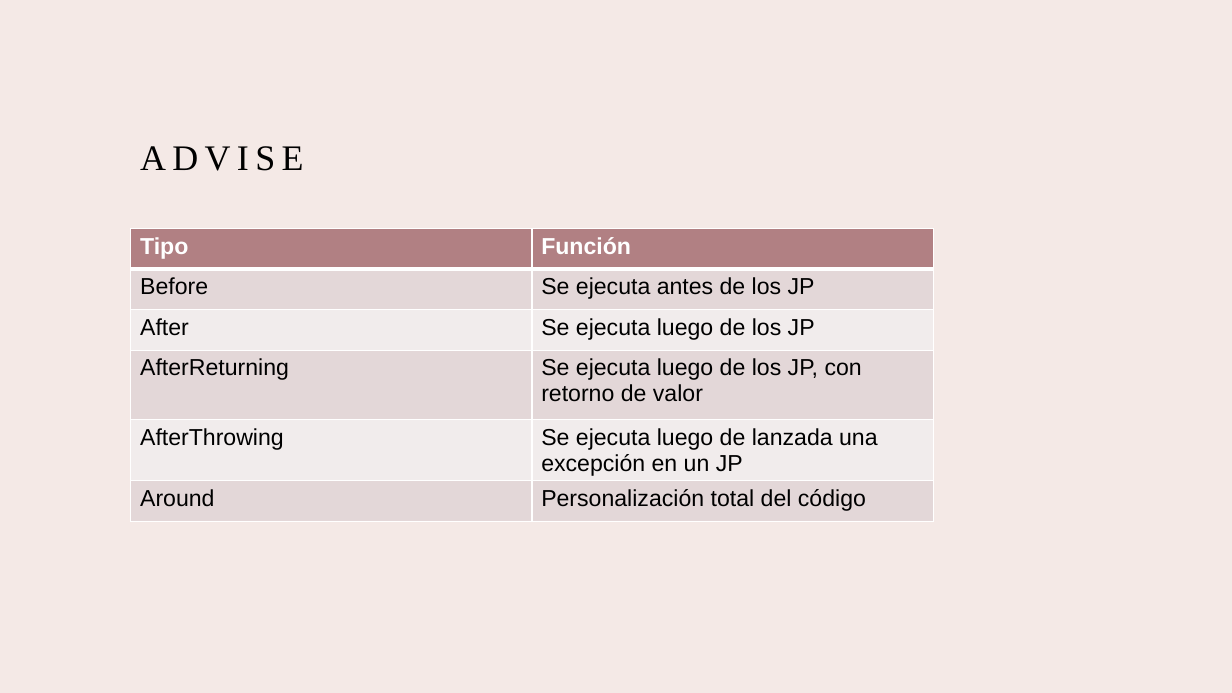
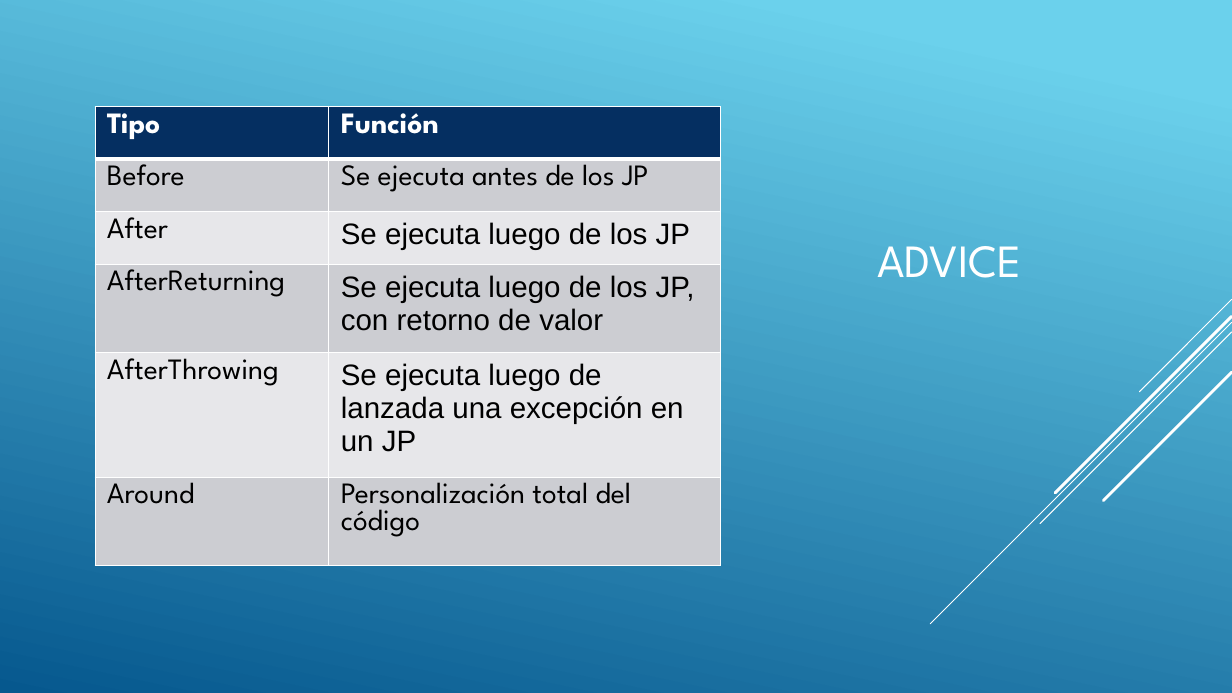
Before and after one commit to dargor94/java-prom-path, a slide deck: slide 3 of src/java-prom-path/aop/AOP.pptx. Drawn at 1232x693 pixels with LibreOffice and Linux fonts; fonts in the diff are those of the drawing. Boxes give left, top, right and bottom in pixels: in the first picture for what was removed or moved away, otherwise in the second. Text is boxed around its words. In the diff, an @@ line names an element or a change of style, - is before the commit and + after.

Commit message:
pptx

```diff
--- a/src/java-prom-path/aop/AOP.pptx
+++ b/src/java-prom-path/aop/AOP.pptx
@@ background #F4E9E6 to gradient #6ED2EB to #06588E @@
@@ rectangle added at (0,0,1232,693), fill gradient #6ED2EB to #06588E @@
@@ table at (95,106,721,596) @@
@@ fill #B18083 to #052F61 in row 1 @@
@@ fill #E4D8D9 to #CCCDD2 in 6 cells @@
@@ fill #F2EDED to #E7E8EA in 4 cells @@
@@ size 18 to 23 pt @@
@@ font Arial to League Spartan in "Tipo", "Función", "Before", "Se ejecuta antes de los JP" and 5 more places @@
@@ table: place and size @@
-table at (131,228,933,525)
+table at (95,106,721,596)
@@ title removed at (140,146,303,171) @@
-ADVISE
@@ title added at (877,246,1022,278), 36 pt, text #FFFFFF @@
+ADVICE
@@ group added at (931,299,1232,624): 5 lines @@
```
Also in this commit, not shown: 3 other slides changed, 1 other file.
